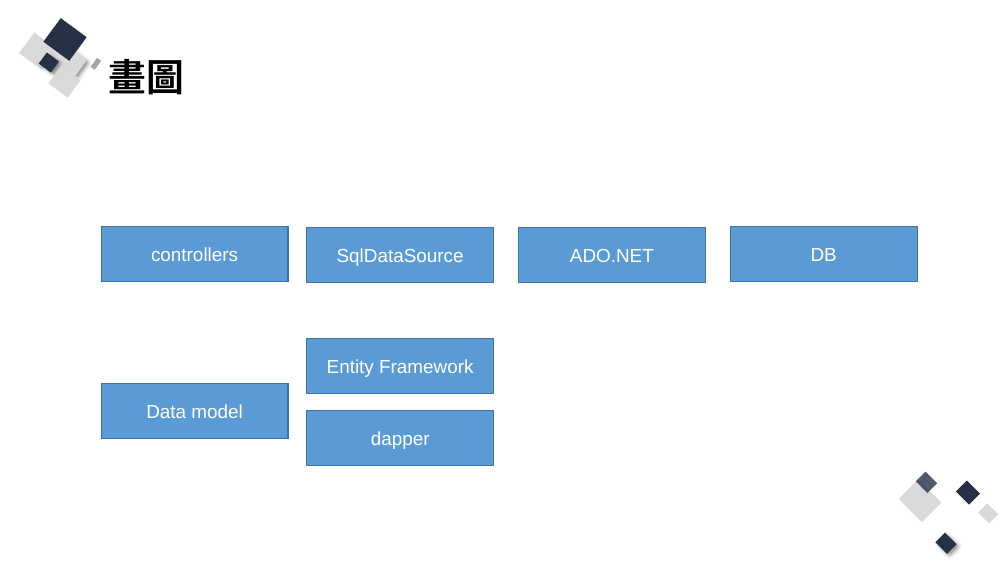
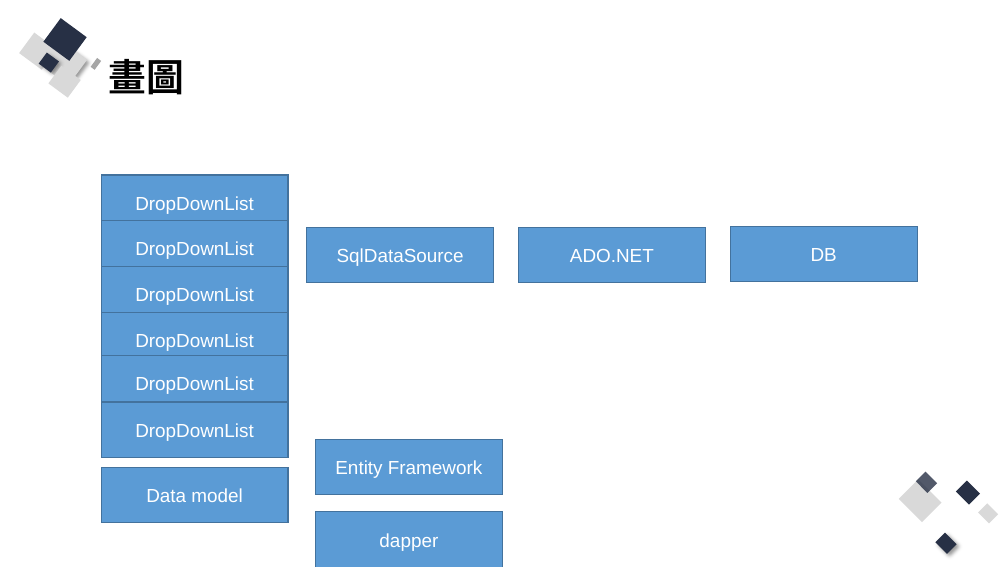
Before and after one commit to Q81JIAXIONG/-, a slide deck: slide 6 of 投影片/3..pptx (slide 4 before the commit). Drawn at 1008x567 pixels with LibreOffice and Linux fonts; fonts in the diff are those of the drawing. Boxes give left, top, right and bottom in pixels: in the first picture for what was removed or moved away, otherwise in the second. Text is boxed around its words. In the diff, an @@ line names an element or a change of style, - is before the commit and + after.

```diff
--- a/投影片/3..pptx
+++ b/投影片/3..pptx
@@ rectangle "DropDownList": place and size @@
-rectangle "DropDownList" at bbox=[101, 227, 288, 282]
+rectangle "DropDownList" at bbox=[101, 175, 288, 230]
@@ text in rectangle at bbox=[135, 196, 254, 214]: text changed @@
-controllers
+DropDownList
@@ rectangle added at bbox=[101, 221, 288, 276], fill #5B9BD5, outline #43739E 1 pt, 18 pt, text #FFFFFF @@
+DropDownList
@@ rectangle added at bbox=[101, 266, 288, 321], fill #5B9BD5, outline #43739E 1 pt, 18 pt, text #FFFFFF @@
+DropDownList
@@ rectangle added at bbox=[101, 312, 288, 368], fill #5B9BD5, outline #43739E 1 pt, 18 pt, text #FFFFFF @@
+DropDownList
@@ rectangle added at bbox=[101, 355, 288, 411], fill #5B9BD5, outline #43739E 1 pt, 18 pt, text #FFFFFF @@
+DropDownList
@@ rectangle added at bbox=[101, 402, 288, 457], fill #5B9BD5, outline #43739E 1 pt, 18 pt, text #FFFFFF @@
+DropDownList
@@ rectangle "Entity Framework": place and size @@
-rectangle "Entity Framework" at bbox=[307, 339, 494, 394]
+rectangle "Entity Framework" at bbox=[315, 440, 502, 495]
@@ rectangle "Data model": place and size @@
-rectangle "Data model" at bbox=[101, 383, 288, 439]
+rectangle "Data model" at bbox=[101, 467, 288, 523]
@@ rectangle "dapper": place and size @@
-rectangle "dapper" at bbox=[307, 411, 494, 466]
+rectangle "dapper" at bbox=[315, 512, 502, 567]
```
Also in this commit, not shown: 1 other slide changed, 23 slides added, 11 other files.
